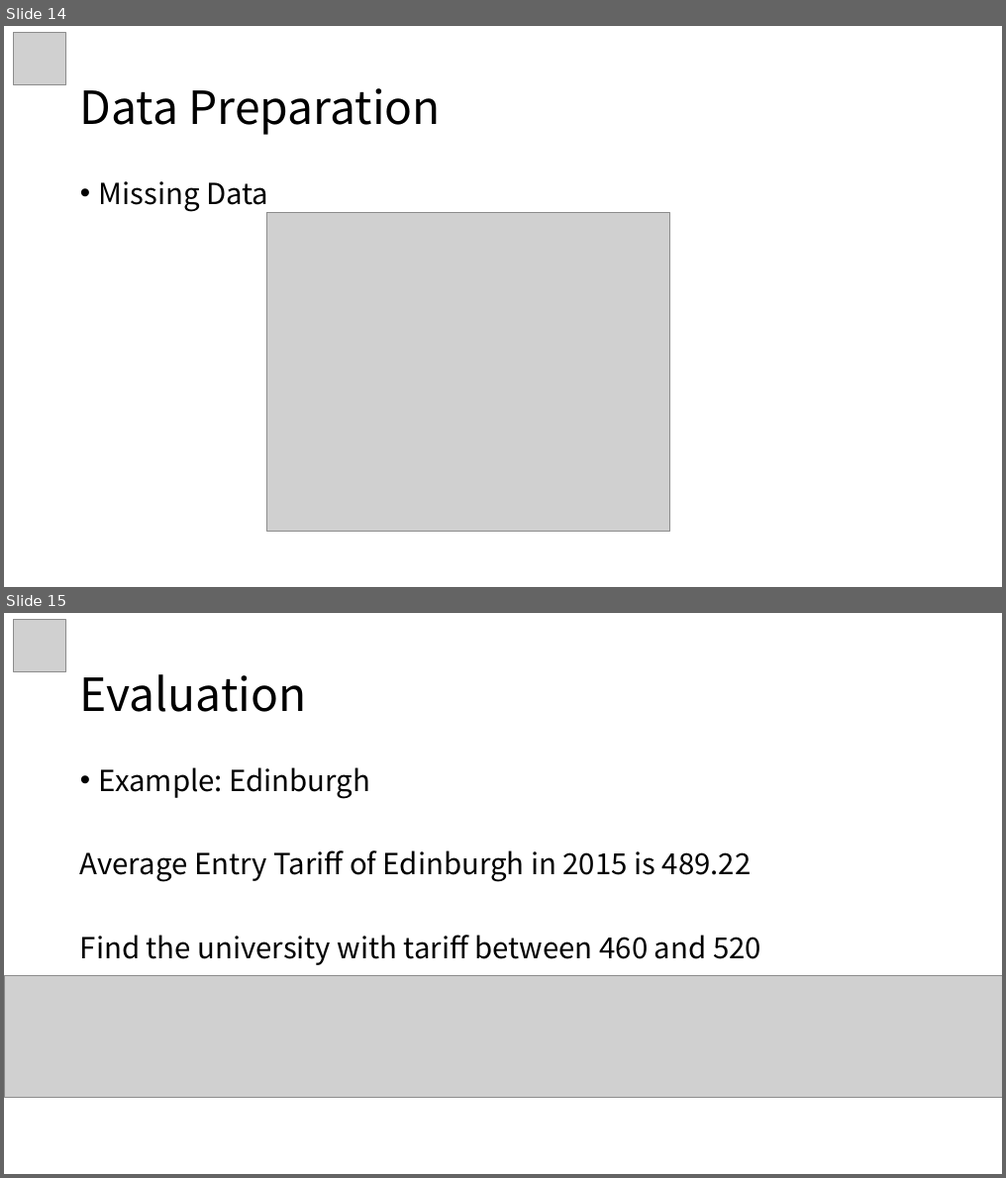
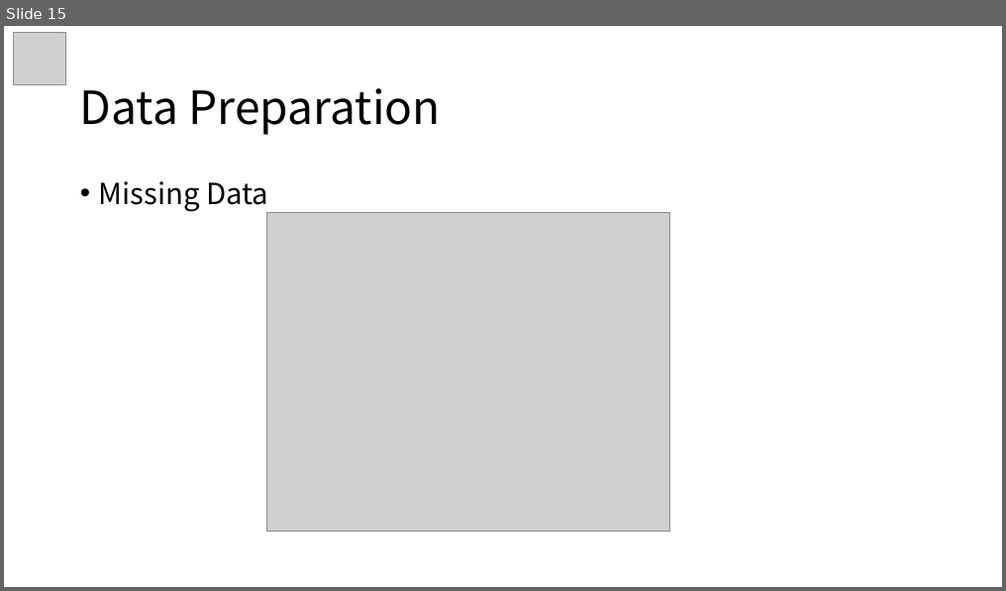
Before and after one commit to ziqing97/BilligenceCaseStudyUkUni, a slide deck: vortrag/Vortrag.pptx. Shown one above the other, each under a label of ours: slides 14 and 15 before the commit, slide 15 after it. The pictures are 1006x1178 and 1006x591 pixels, drawn with LibreOffice and Linux fonts; fonts in the diff are those of the drawing; grey boxes stand for pictures. Boxes give left, top, right and bottom in pixels: in the first picture for what was removed or moved away, otherwise in the second. Text is boxed around its words. In the diff, an @@ line names an element or a change of style, - is before the commit and + after.

```diff
--- a/vortrag/Vortrag.pptx
+++ b/vortrag/Vortrag.pptx
@@ slide 15 removed at [4,613,1002,1174], background #FFFFFF @@
@@ picture removed at [13,619,65,671] @@
@@ title removed at [80,674,307,712] @@
-Evaluation
@@ text removed at [80,767,761,965] @@
-• Example: Edinburgh
-Average Entry Tariff of Edinburgh in 2015 is 489.22
-Find the university with tariff between 460 and 520
@@ picture removed at [4,976,1002,1097] @@
@@ what was slide 14 is now slide 15 @@
```
Also in this commit, not shown: 5 slides changed, 8 slides added, 1 other slide removed.
